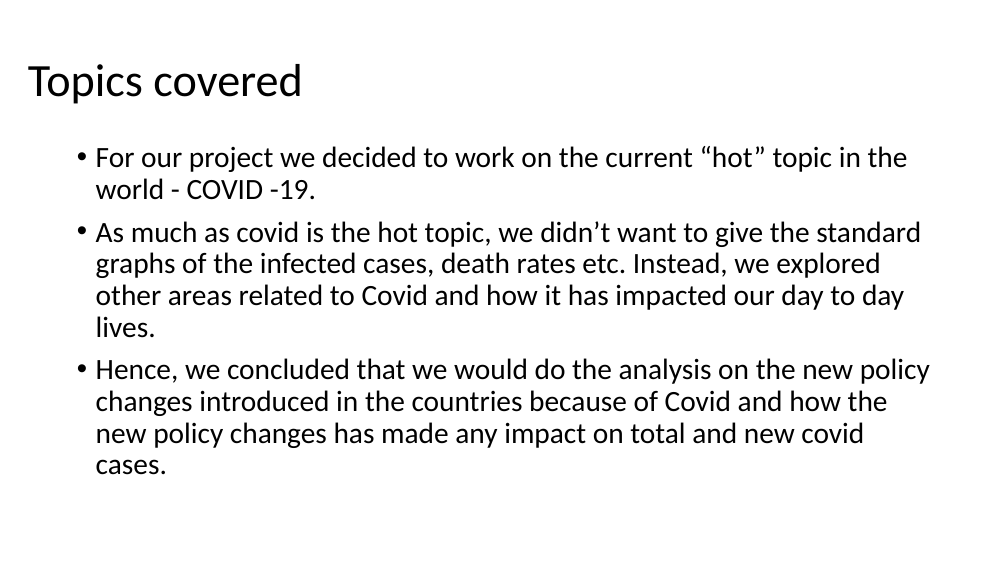
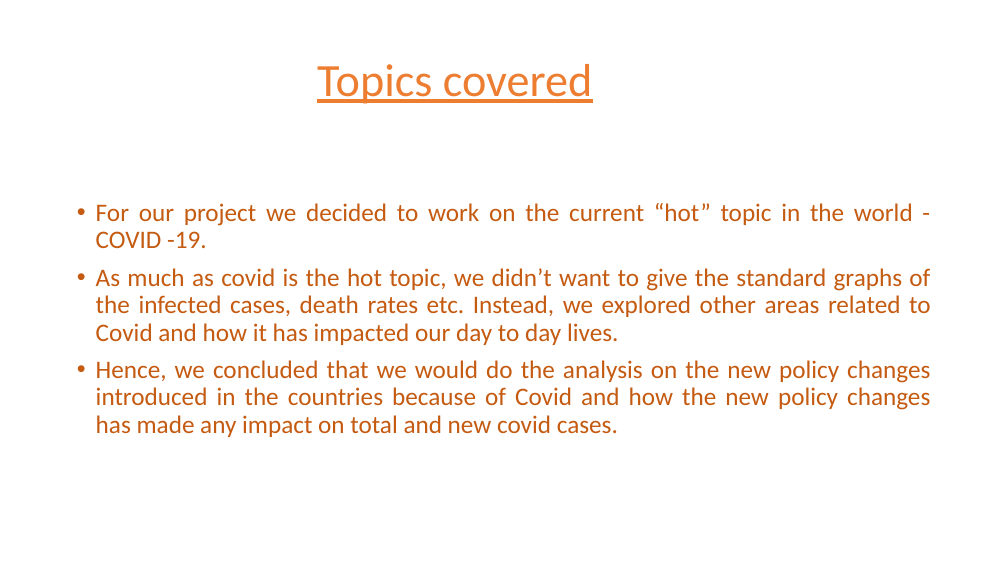
Before and after one commit to nithiyasuresh/Project-1-Covid-PolicyChangesAnalysis, a slide deck: slide 2 of Output/Policy_Changes.pptx. Drawn at 1008x567 pixels with LibreOffice and Linux fonts; fonts in the diff are those of the drawing. Boxes give left, top, right and bottom in pixels: in the first picture for what was removed or moved away, otherwise in the second. Text is boxed around its words. In the diff, an @@ line names an element or a change of style, - is before the commit and + after.

```diff
--- a/Output/Policy_Changes.pptx
+++ b/Output/Policy_Changes.pptx
@@ title "Topics covered" at [317,64,593,104]: text colour #000000 to #ED7D31, underline on; alignment left to centre @@
@@ text "For our project we decided ...": place and size @@
-text "For our project we decided ..." at [96,146,930,475]
+text "For our project we decided ..." at [96,203,930,437]
@@ text "For our project we decided ..." at [96,203,930,437]: size 28 to 24 pt, text colour #000000 to #C55A11; alignment left to justified @@
```
Also in this commit, not shown: 9 other slides changed, 2 other files.
